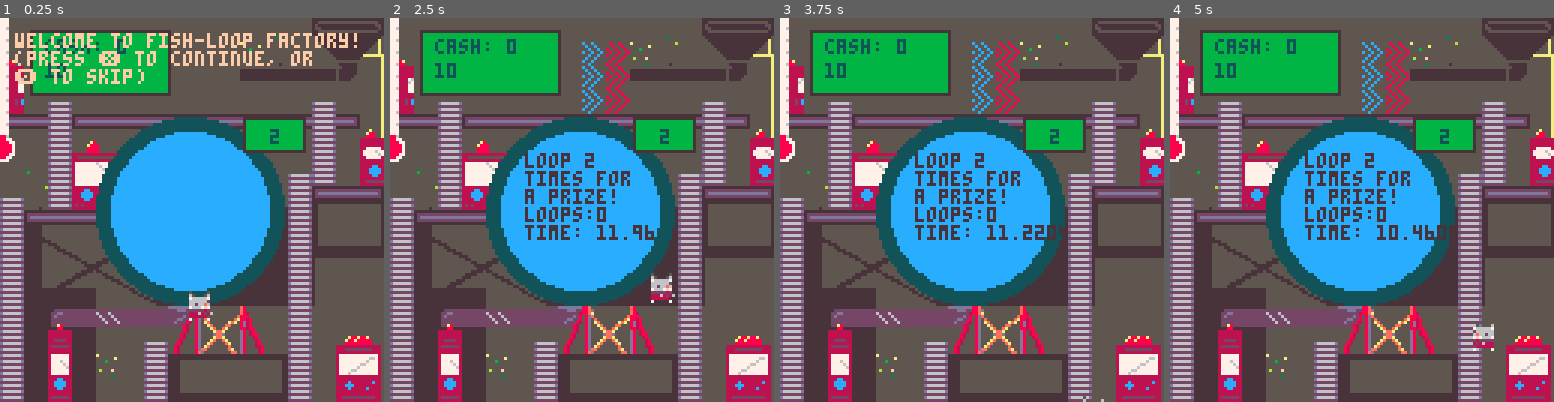
Above: before the commit, frames 1-4 (left to right).
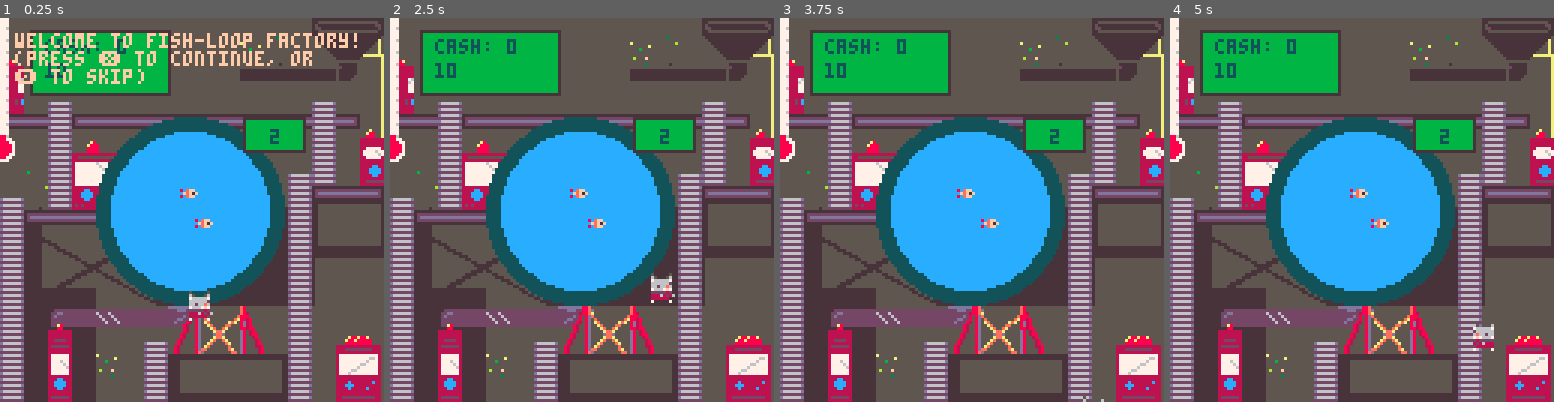
Above: after the commit, the same moments.

Repository: keatontate/gmtk-jam-2025
Game: PICO-8 cartridge src/loop-game.p8
Same seed, same stepped clock (60 frames per second), same inputs: the game is played once before the commit and once after it.
Inputs:
- Up to frame 1 (0.25 s): no input
- Up to frame 2 (2.5 s): tap X (X key) at 0.33, 1.07, 1.85 s; tap O (Z key) at 0.7, 1.7, 2.1 s; hold Right 1.6-2.1 s; hold Up 2.15-2.42 s; hold Right from 2.47 s (still down)
- Up to frame 3 (3.75 s): tap O (Z key) every 0.4 s from 2.5 to 3.7 s; tap X (X key) at 2.97 s; release Right at 3.03 s; hold Left 3.08-3.58 s; hold Down from 3.63 s (still down)
- Up to frame 4 (5 s): release Down at 3.97 s; hold Right 4.02-4.68 s; tap X (X key) at 4.08 s; tap O (Z key) at 4.1, 4.5, 4.9 s; hold Up from 4.73 s (still down)

The runs differ from the first frame. In frame 1, 0.2% of the frame differs, in the area x 46-56%, y 44-55%; in frame 2, 2.7%; in frame 3, 2.8%; in frame 4, 2.9%, in the area x 35-75%, y 6-58%.

Commit message:
Got fish drawn

Diff:
--- a/src/fish.lua
+++ b/src/fish.lua
@@ -11,6 +11,21 @@
 
 exponential = 1.05
 rate = 1
+
+
+-- note: start with 2
+fish_sprites = {
+    {
+        sprite = 153,
+        x = 53 + rnd(20),
+        y = 53 + rnd(20)
+    },
+    {
+        sprite = 153,
+        x = 53 + rnd(20),
+        y = 53 + rnd(20)
+    }
+}
 
 
 function fish_start()
@@ -29,11 +44,16 @@
             fish.thousand += flr(fish.count / 1000)
             fish.count = fish.count % 1000
         end
+
+
+
     elseif time() - last_spawn_time >= rate and fish.happiness < 5 then
         -- start to decrease fish
         fish.count /= exponential
         last_spawn_time = time()
     end
+
+
 end
 
 function happiness()
@@ -65,3 +85,24 @@
     happiness()
     print(fish.happiness, 15, 15, 0)
 end
+
+
+function draw_fish()
+    -- ensure fish match how many they say
+    add(fish_sprites, {
+        sprite = 153,
+        x = 53 + rnd(20),
+        y = 53 + rnd(20)
+    })
+    while (#fish_sprites > fish.count) do
+        del(fish_sprites, fish_sprites[#fish_sprites])
+    end
+
+    for i=1, #fish_sprites do
+        local fsh = fish_sprites[i]
+        spr(fsh.sprite, fsh.x, fsh.y)
+        if (rnd() > 0.9) then
+            fsh.x += -0.5 + rnd()
+        end
+    end
+end
--- a/src/game-loop.lua
+++ b/src/game-loop.lua
@@ -57,6 +57,7 @@
   draw_particles()
   draw_shop()
   draw_prizes()
+  draw_fish()
 
   if not tutorial.finished then
     draw_tutorial()
--- a/src/prize.lua
+++ b/src/prize.lua
@@ -10,8 +10,8 @@
   prize_loops = 0
 
   prize_indx = 0
-  prize_delay = 50
-  prize_prob = 1
+  prize_delay = 200
+  prize_prob = 0.1
   prize_going = false
 
   first_passes = 0
@@ -22,12 +22,12 @@
   time_left = 0
   dt = 0.02
 
-  mset(8, 1, 153)
-  mset(8, 2, 153)
-  mset(8, 3, 153)
-  mset(9, 1, 153)
-  mset(9, 2, 153)
-  mset(9, 3, 153)
+  mset(8, 1, 170)
+  mset(8, 2, 170)
+  mset(8, 3, 170)
+  mset(9, 1, 170)
+  mset(9, 2, 170)
+  mset(9, 3, 170)
 end
 
 function passed_first()
Not shown, changed: 17 lines of the sprite sheet (__gfx__) section of src/loop-game.p8
